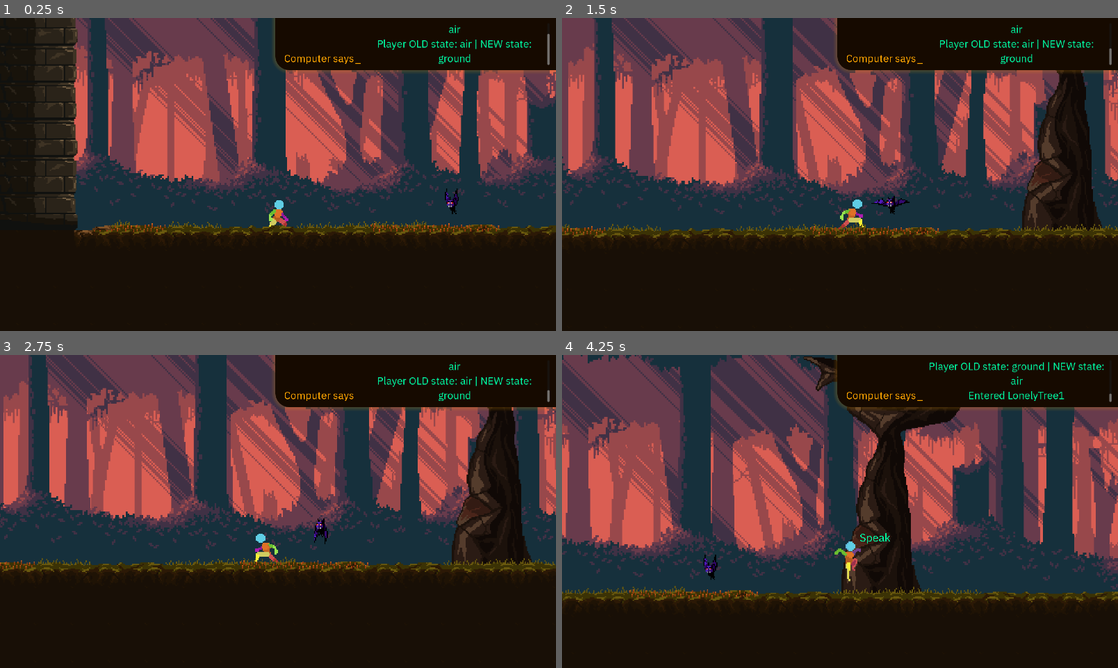
Above: before the commit, frames 1-4 (two rows, left to right).
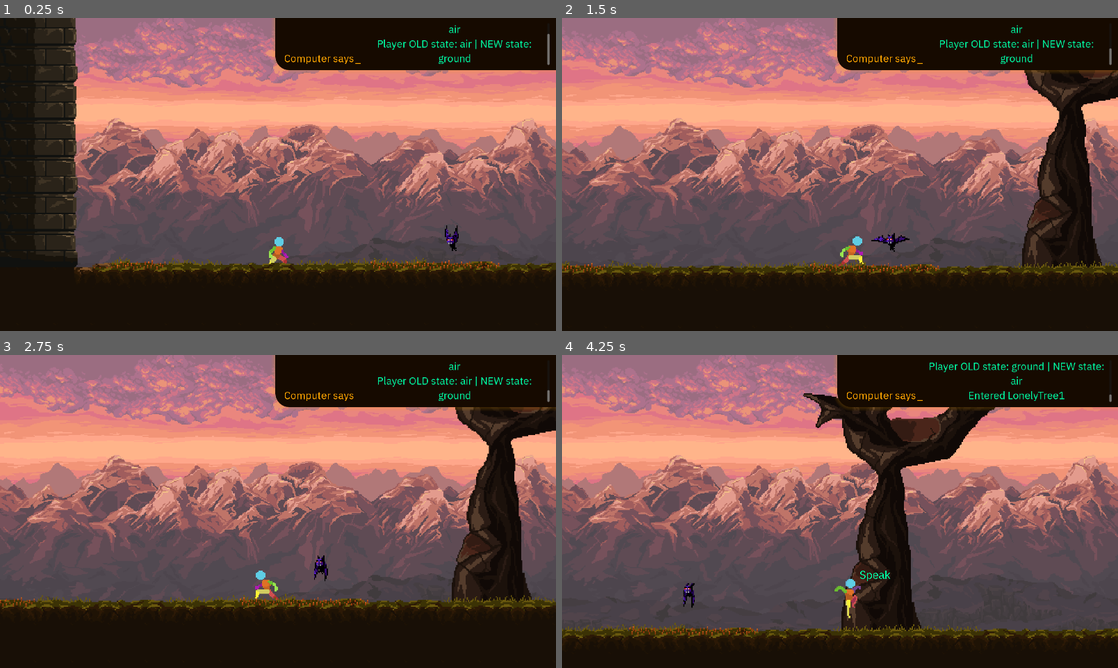
Above: after the commit, the same moments.

Repository: breydenlandberg/blight
Game: Godot game, scene res://levels/level1/level1.tscn
The game is run twice, just before and just after one commit, with the same random seed, the same clock (stepped at 60 frames per second) and the same inputs.
Inputs:
- Up to frame 1 (0.25 s): no input
- Up to frame 2 (1.5 s): hold D (move_right) from 0.53 s (still down); tap E (interact) at 0.6, 1.35 s; tap Space (jump) at 0.77 s
- Up to frame 3 (2.75 s): tap Space (jump) at 1.52 s; release D (move_right) at 2.03 s; hold A (move_left) from 2.03 s (still down); tap E (interact) at 2.1 s
- Up to frame 4 (4.25 s): release A (move_left) at 2.78 s; hold D (move_right) from 2.78 s (still down); tap E (interact) at 2.85, 3.6 s; tap Space (jump) at 3.02, 3.77 s

The runs differ from the first frame. In frame 1, 60% of the frame differs, in the area x 0-100%, y 0-82%; in frame 2, 67%; in frame 3, 67%; in frame 4, 74%, in the area x 0-100%, y 0-92%.

Commit message:
Work on new Parallax2D background. Small updates

Diff:
--- a/enemies/bat/bat.tscn
+++ b/enemies/bat/bat.tscn
@@ -1,8 +1,9 @@
-[gd_scene load_steps=10 format=3 uid="uid://ds51rb302ldjx"]
+[gd_scene load_steps=12 format=3 uid="uid://ds51rb302ldjx"]
 
 [ext_resource type="Script" path="res://enemies/bat/bat.gd" id="1_fex0k"]
 [ext_resource type="Texture2D" uid="uid://c1gdaykeb4omv" path="res://enemies/bat/assets/Bat-IdleFly.png" id="2_36aad"]
 [ext_resource type="Script" path="res://enemies/bat/state_machine/bat_state_machine.gd" id="2_afu81"]
+[ext_resource type="Texture2D" uid="uid://dcesdrw62te7r" path="res://enemies/bat/assets/Bat-Run.png" id="3_11y24"]
 [ext_resource type="Script" path="res://enemies/bat/state_machine/states/attack.gd" id="3_cjpp8"]
 [ext_resource type="Script" path="res://enemies/bat/state_machine/states/idle.gd" id="4_f25jj"]
 [ext_resource type="Script" path="res://enemies/bat/state_machine/states/wander.gd" id="5_5327t"]
@@ -87,10 +88,52 @@
 "values": [0, 1, 2, 3, 4, 5, 6, 7, 8]
 }
 
+[sub_resource type="Animation" id="Animation_mbrmx"]
+resource_name = "run"
+loop_mode = 1
+step = 0.125
+tracks/0/type = "value"
+tracks/0/imported = false
+tracks/0/enabled = true
+tracks/0/path = NodePath("Sprite2D:texture")
+tracks/0/interp = 1
+tracks/0/loop_wrap = true
+tracks/0/keys = {
+"times": PackedFloat32Array(0),
+"transitions": PackedFloat32Array(1),
+"update": 1,
+"values": [ExtResource("3_11y24")]
+}
+tracks/1/type = "value"
+tracks/1/imported = false
+tracks/1/enabled = true
+tracks/1/path = NodePath("Sprite2D:hframes")
+tracks/1/interp = 1
+tracks/1/loop_wrap = true
+tracks/1/keys = {
+"times": PackedFloat32Array(0),
+"transitions": PackedFloat32Array(1),
+"update": 1,
+"values": [8]
+}
+tracks/2/type = "value"
+tracks/2/imported = false
+tracks/2/enabled = true
+tracks/2/path = NodePath("Sprite2D:frame")
+tracks/2/interp = 1
+tracks/2/loop_wrap = true
+tracks/2/keys = {
+"times": PackedFloat32Array(0, 0.125, 0.25, 0.375, 0.5, 0.625, 0.75, 0.875),
+"transitions": PackedFloat32Array(1, 1, 1, 1, 1, 1, 1, 1),
+"update": 1,
+"values": [0, 1, 2, 3, 4, 5, 6, 7]
+}
+
 [sub_resource type="AnimationLibrary" id="AnimationLibrary_8ange"]
 _data = {
 "RESET": SubResource("Animation_o5y6i"),
-"idle": SubResource("Animation_q5aa4")
+"idle": SubResource("Animation_q5aa4"),
+"run": SubResource("Animation_mbrmx")
 }
 
 [node name="Bat" type="CharacterBody2D"]
@@ -121,3 +164,15 @@
 script = ExtResource("5_5327t")
 
 [node name="CollisionShape2D" type="CollisionShape2D" parent="."]
+
+[node name="RayCastRight" type="RayCast2D" parent="."]
+target_position = Vector2(20, 0)
+
+[node name="RayCastLeft" type="RayCast2D" parent="."]
+target_position = Vector2(-20, 0)
+
+[node name="RayCastRightDown" type="RayCast2D" parent="."]
+position = Vector2(15, 0)
+
+[node name="RayCastLeftDown" type="RayCast2D" parent="."]
+position = Vector2(-15, 0)
--- a/enemies/bat/state_machine/states/idle.gd
+++ b/enemies/bat/state_machine/states/idle.gd
@@ -6,3 +6,10 @@
 # Functions inherited from State class
 func enter():
 	animation.play('idle')
+
+	# Idle for a number of seconds in the randf_range
+	var idle_length = randf_range(3, 6)
+	print(entity.name + ' is idle for ' + str(idle_length) + ' seconds')
+	await get_tree().create_timer(idle_length).timeout
+
+	_transition.emit(self, 'wander')
--- a/enemies/bat/state_machine/states/wander.gd
+++ b/enemies/bat/state_machine/states/wander.gd
@@ -1,6 +1,53 @@
 class_name Wander extends State
+
+
+# const
+const SPEED = 25
+
+# var
+var move_right: bool # Can we just map this to -1, 1, maybe via ternerary operator and be done with it, so that we can just use direction like normal
+
+# @onready var
+@onready var sprite: Sprite2D = $"../../Sprite2D"
+@onready var ray_cast_right: RayCast2D = $"../../RayCastRight"
+@onready var ray_cast_left: RayCast2D = $"../../RayCastLeft"
+@onready var ray_cast_right_down: RayCast2D = $"../../RayCastRightDown"
+@onready var ray_cast_left_down: RayCast2D = $"../../RayCastLeftDown"
 
 
 # ====================================================================================================
 #
 # Functions inherited from State class
+func enter():
+	animation.play('run')
+
+	# Choose whether the bat wanders right or left. 0 = move left, 1 = move right
+	move_right = bool(randi_range(0, 1))
+
+	# Wander for a number of seconds in the randf_range
+	var wander_length = randf_range(3, 6)
+	print(entity.name + ' is wandering to the ' + ('right' if move_right else 'left') + ' for ' + str(wander_length) + ' seconds')
+	await get_tree().create_timer(wander_length).timeout
+
+	_transition.emit(self, 'idle')
+
+func state_physics_process(delta):
+	# What if neither are colliding?
+	# What about gravity? The bat needs to adhere to the ground? (Apply gravity in bat.gd maybe)
+	# Ensure collision with world works as expected.
+	if move_right:
+		if ray_cast_right_down.is_colliding():
+			sprite.flip_h = true
+			entity.position.x += SPEED * delta
+		else:
+			move_right = false
+	else:
+		if ray_cast_left_down.is_colliding():
+			sprite.flip_h = false
+			entity.position.x -= SPEED * delta
+		else:
+			move_right = true
+
+# ====================================================================================================
+#
+# Wander state specific functions
--- a/levels/level1/level1.tscn
+++ b/levels/level1/level1.tscn
@@ -15,8 +15,12 @@
 [ext_resource type="Texture2D" uid="uid://njngfvo71d8w" path="res://assets/tilesets/env_mon.png" id="13_ompx0"]
 [ext_resource type="Texture2D" uid="uid://drlwp7xsk2fco" path="res://assets/tilesets/env_ground.png" id="14_37kel"]
 [ext_resource type="PackedScene" uid="uid://bvn5s1emeowj4" path="res://platforms/forest/forest_platform.tscn" id="15_14udd"]
+[ext_resource type="Texture2D" uid="uid://0e1v37mlmyju" path="res://assets/background/background day 1.png" id="15_nniu5"]
+[ext_resource type="Texture2D" uid="uid://dr30x6atx56xi" path="res://assets/background/background day 2.png" id="16_7nx31"]
 [ext_resource type="PackedScene" uid="uid://biod8pum074wv" path="res://killzone/killzone.tscn" id="16_xjybt"]
 [ext_resource type="PackedScene" uid="uid://yy3aubsfnwk6" path="res://interact/interact.tscn" id="17_8rlli"]
+[ext_resource type="Texture2D" uid="uid://dm17kd1ie5vyf" path="res://assets/background/background day 3.png" id="17_yde5c"]
+[ext_resource type="Texture2D" uid="uid://d25n3ot1lxsm0" path="res://assets/background/background day 4.png" id="18_ash1y"]
 
 [sub_resource type="TileSetAtlasSource" id="TileSetAtlasSource_3xbpy"]
 texture = ExtResource("8_d7x5f")
@@ -7663,10 +7667,10 @@
 position = Vector2(0, -16)
 
 [node name="Camera2D" type="Camera2D" parent="Player"]
-offset = Vector2(0, -32)
+offset = Vector2(0, -64)
 zoom = Vector2(4, 4)
-limit_left = -256
-limit_bottom = 128
+limit_left = -512
+limit_bottom = 512
 position_smoothing_enabled = true
 
 [node name="Enemies" type="Node2D" parent="."]
@@ -7675,11 +7679,17 @@
 z_index = 25
 position = Vector2(150, -30)
 
+[node name="Bat2" parent="Enemies" instance=ExtResource("3_0bkn0")]
+z_index = 25
+position = Vector2(1160, -30)
+
 [node name="World" type="Node2D" parent="."]
 
 [node name="Background" type="Node2D" parent="World"]
+visible = false
 
 [node name="Furthest" type="Parallax2D" parent="World/Background"]
+visible = false
 repeat_size = Vector2(888, 0)
 repeat_times = 20
 
@@ -7689,6 +7699,7 @@
 texture = ExtResource("4_lv870")
 
 [node name="Far" type="Parallax2D" parent="World/Background"]
+visible = false
 scroll_scale = Vector2(0.25, 1)
 repeat_size = Vector2(888, 0)
 repeat_times = 20
@@ -7699,6 +7710,7 @@
 texture = ExtResource("5_hujn1")
 
 [node name="Mid" type="Parallax2D" parent="World/Background"]
+visible = false
 scroll_scale = Vector2(0.35, 1)
 repeat_size = Vector2(888, 0)
 repeat_times = 20
@@ -7709,6 +7721,7 @@
 texture = ExtResource("6_mo42n")
 
 [node name="Close" type="Parallax2D" parent="World/Background"]
+visible = false
 scroll_scale = Vector2(0.45, 1)
 scroll_offset = Vector2(0, -36)
 repeat_size = Vector2(888, 408)
@@ -7728,6 +7741,51 @@
 z_index = 40
 tile_map_data = PackedByteArray("AAD4/wAABgAIAAQAAAD5/wAABgAJAAQAAAD6/wAABgAIAAYAAAD7/wAABgAJAAYAAAD8/wAABgAKAAYAAAD9/w …(85760 unchanged characters)…
 tile_set = SubResource("TileSet_h0vby")
+
+[node name="World2" type="Node2D" parent="."]
+
+[node name="Background" type="Node2D" parent="World2"]
+
+[node name="Furthest" type="Parallax2D" parent="World2/Background"]
+scroll_scale = Vector2(0, 0)
+
+[node name="Sprite2D" type="Sprite2D" parent="World2/Background/Furthest"]
+position = Vector2(960, 585)
+scale = Vector2(0.75, 0.75)
+texture = ExtResource("15_nniu5")
+
+[node name="Far" type="Parallax2D" parent="World2/Background"]
+z_index = 1
+scroll_scale = Vector2(0.001, 0)
+repeat_size = Vector2(480, 0)
+repeat_times = 4
+
+[node name="Sprite2D" type="Sprite2D" parent="World2/Background/Far"]
+position = Vector2(960, 585)
+scale = Vector2(0.75, 0.75)
+texture = ExtResource("16_7nx31")
+
+[node name="Mid" type="Parallax2D" parent="World2/Background"]
+z_index = 2
+scroll_scale = Vector2(0.01, 0)
+repeat_size = Vector2(480, 0)
+repeat_times = 4
+
+[node name="Sprite2D" type="Sprite2D" parent="World2/Background/Mid"]
+position = Vector2(960, 585)
+scale = Vector2(0.75, 0.75)
+texture = ExtResource("17_yde5c")
+
+[node name="Close" type="Parallax2D" parent="World2/Background"]
+z_index = 3
+scroll_scale = Vector2(0.1, 0)
+repeat_size = Vector2(480, 0)
+repeat_times = 16
+
+[node name="Sprite2D" type="Sprite2D" parent="World2/Background/Close"]
+position = Vector2(960, 585)
+scale = Vector2(0.75, 0.75)
+texture = ExtResource("18_ash1y")
 
 [node name="Platforms" type="Node2D" parent="."]
 
--- a/player/player.gd
+++ b/player/player.gd
@@ -19,7 +19,7 @@
 	SignalBus._speech.connect(speech)
 	update_interactions()
 
-func _physics_process(delta: float):
+func _physics_process(delta):
 	# Gravity
 	if not is_on_floor():
 		velocity += get_gravity() * delta
--- a/state_machine/state_machine.gd
+++ b/state_machine/state_machine.gd
@@ -68,8 +68,8 @@
 		return
 
 	if current_state:
+		current_state.exit()
 		current_state.previous_state = null
-		current_state.exit()
 
 	new_state.previous_state = current_state
 	new_state.enter()
Binary file added: assets/background/background day 1.png
Not shown, added: assets/background/background day 1.png.import
Binary file added: assets/background/background day 2.png
Not shown, added: assets/background/background day 2.png.import
Binary file added: assets/background/background day 3.png
Not shown, added: assets/background/background day 3.png.import
Binary file added: assets/background/background day 4.png
Not shown, added: assets/background/background day 4.png.import
Not shown: 1 places in levels/level1/level1.tscn that only renumber resources
